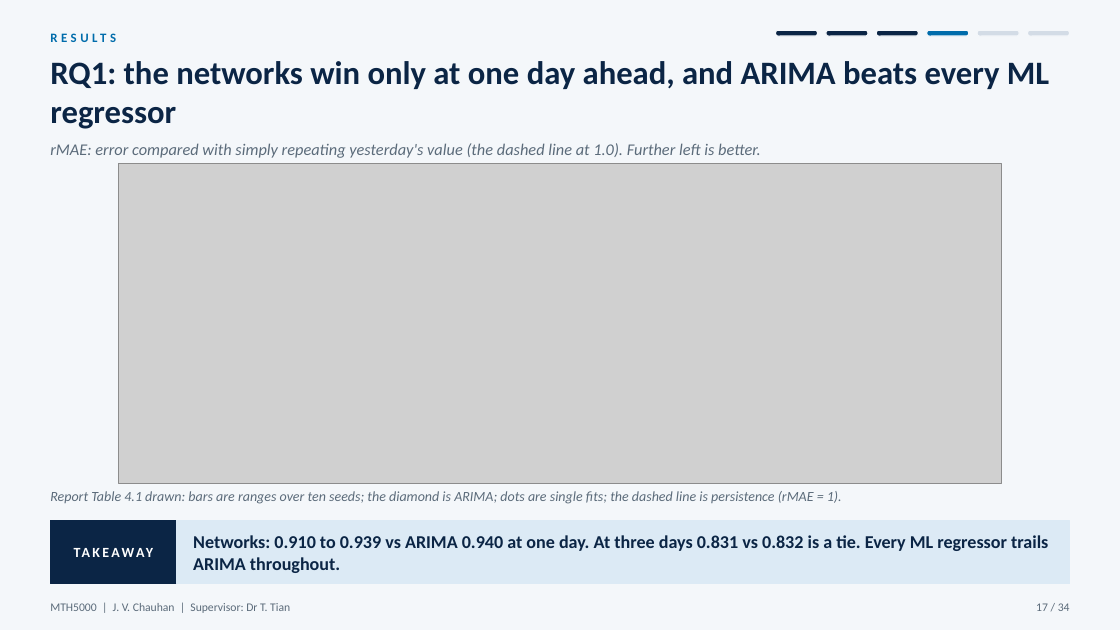
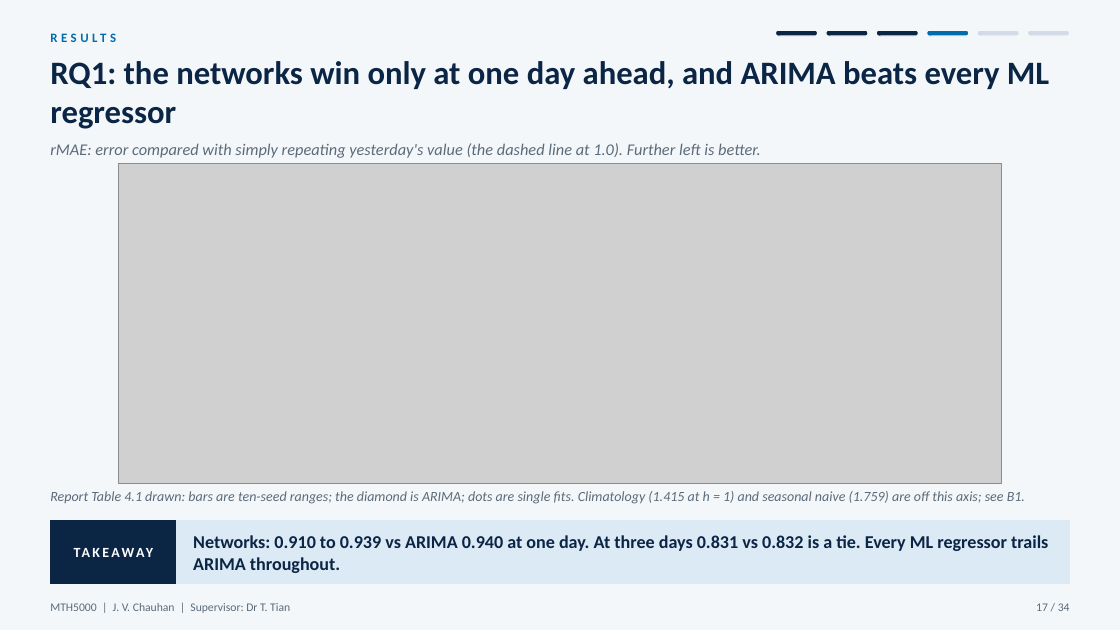
Before and after one commit to JC16092/mth5000-aqi-forecast, a slide deck: slide 17 of presentation_new/MTH5000_oral_presentation.pptx. Drawn at 1120x630 pixels with LibreOffice and Linux fonts; fonts in the diff are those of the drawing; grey boxes stand for pictures. Boxes give left, top, right and bottom in pixels: in the first picture for what was removed or moved away, otherwise in the second. Text is boxed around its words. In the diff, an @@ line names an element or a change of style, - is before the commit and + after.

```diff
--- a/presentation_new/MTH5000_oral_presentation.pptx
+++ b/presentation_new/MTH5000_oral_presentation.pptx
@@ text at <box>50,491,1025,504</box>: text changed @@
-Report Table 4.1 drawn: bars are ranges over ten seeds; the diamond is ARIMA; dots are single fits; the dashed line is persistence (rMAE = 1).
+Report Table 4.1 drawn: bars are ten-seed ranges; the diamond is ARIMA; dots are single fits. Climatology (1.415 at h = 1) and seasonal naive (1.759) are off this axis; see B1.
```
Also in this commit, not shown: 13 other slides changed, 4 other files.
